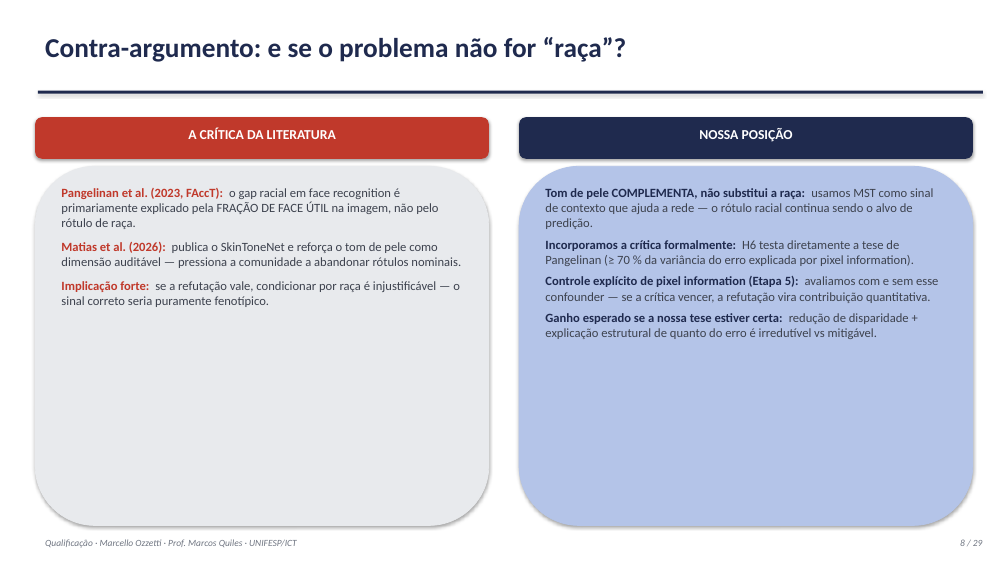
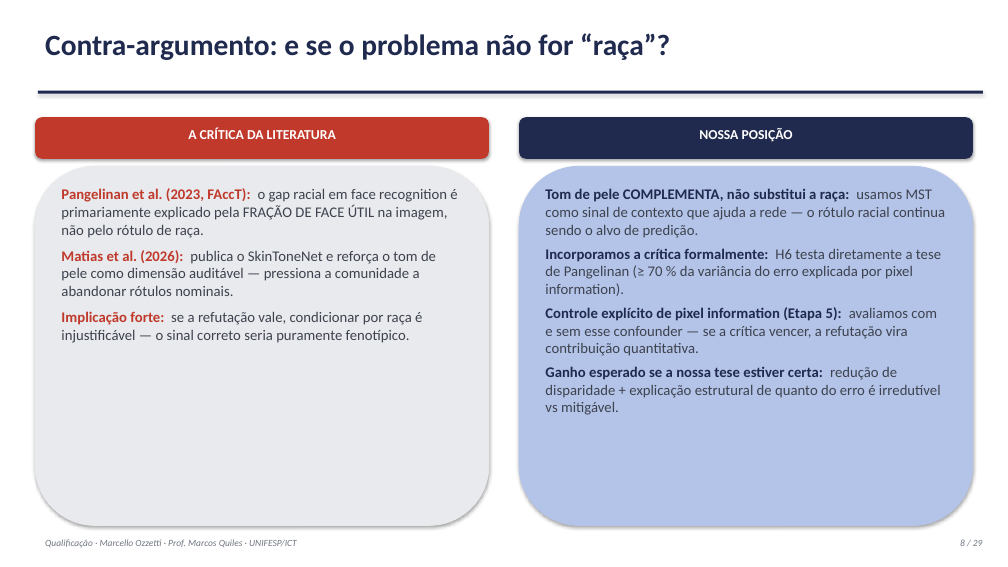
Before and after one commit to marcellozzetti/Facial-Recognition-Models-Mitigating-Bias, a slide deck: slide 8 of docs/ativo/material_qualificacao_2026-09-30.pptx. Drawn at 1008x567 pixels with LibreOffice and Linux fonts; fonts in the diff are those of the drawing. Boxes give left, top, right and bottom in pixels: in the first picture for what was removed or moved away, otherwise in the second. Text is boxed around its words. In the diff, an @@ line names an element or a change of style, - is before the commit and + after.

```diff
--- a/docs/ativo/material_qualificacao_2026-09-30.pptx
+++ b/docs/ativo/material_qualificacao_2026-09-30.pptx
@@ text "Contra-argumento: e se o problema ..." at (45,33,670,60): size 26 to 28 pt @@
@@ text "Pangelinan et al. (2023, FAccT): ..." at (61,188,457,343): size 12 to 14 pt @@
@@ text "Tom de pele COMPLEMENTA, não ..." at (545,188,945,415): size 12 to 14 pt @@
```
Also in this commit, not shown: 27 other slides changed, 4 other files.
